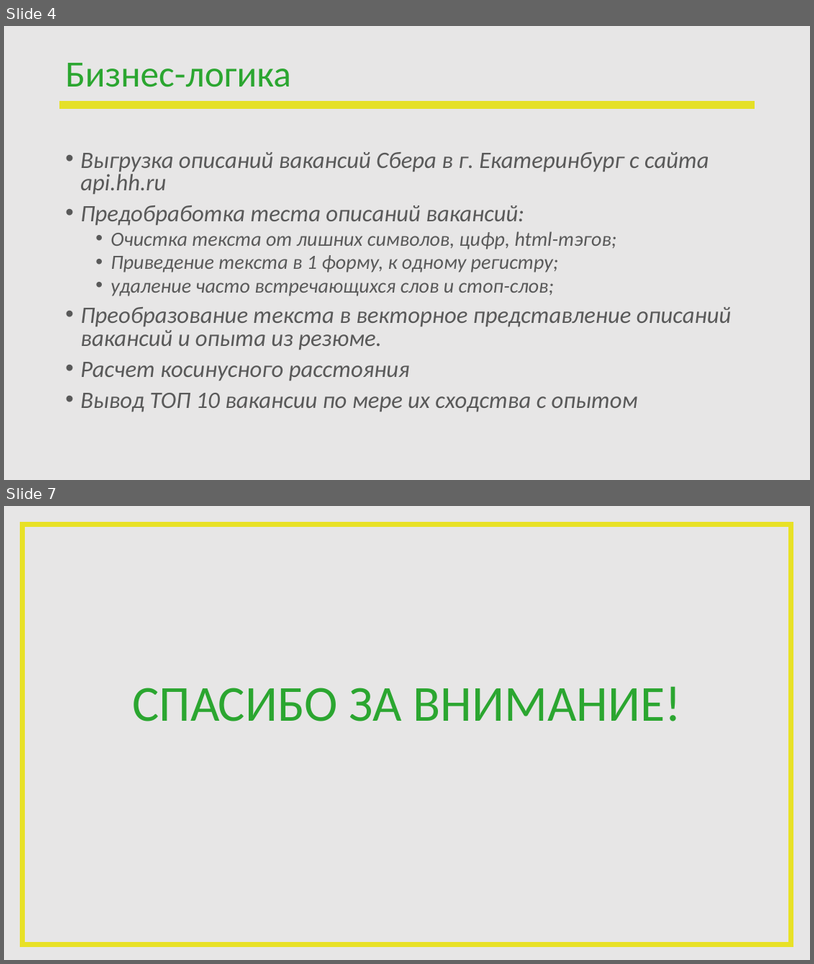
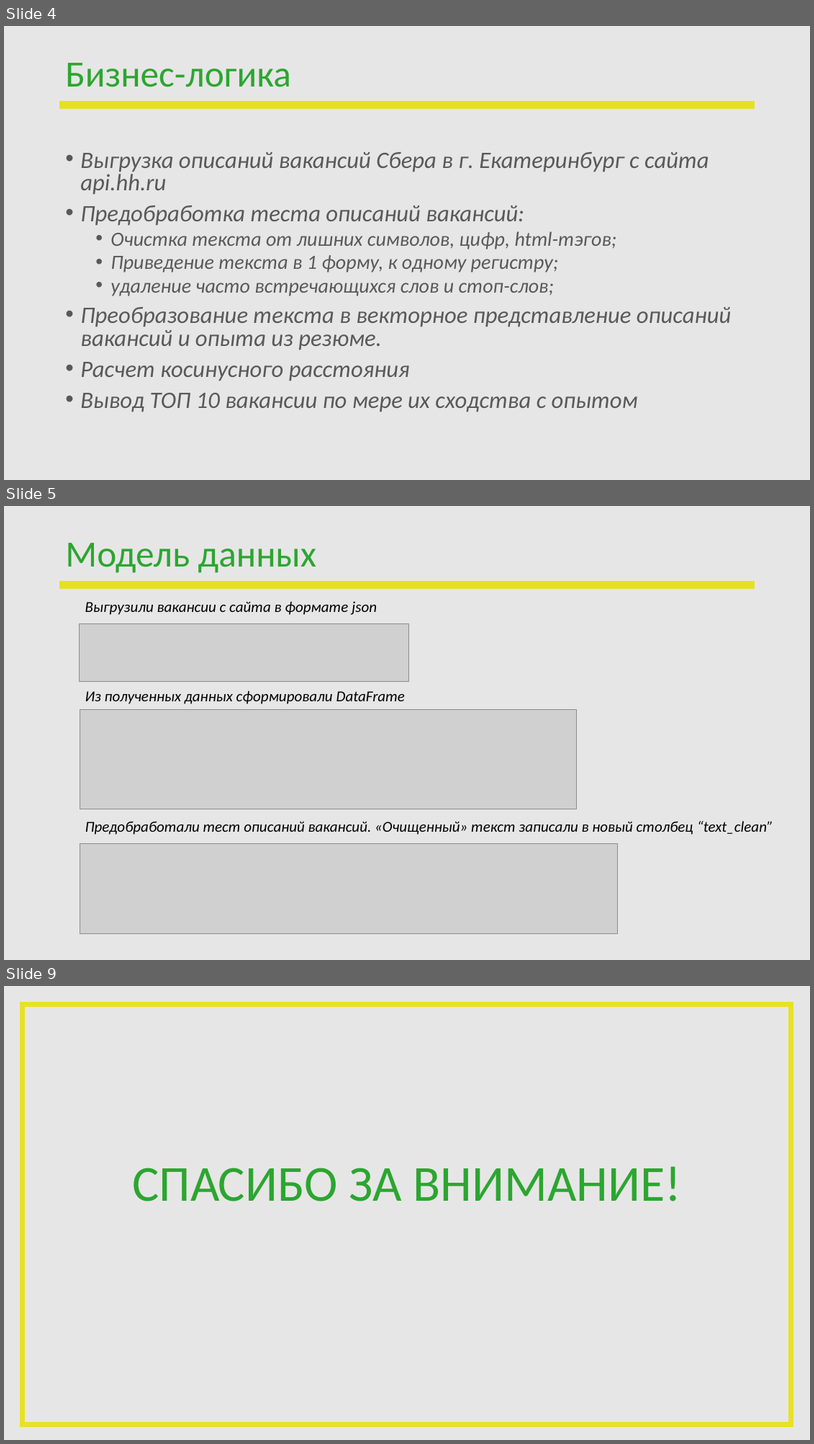
Before and after one commit to OlViMshv/DA_project, a slide deck: ПЕРЕЗАПУСК_Защита проекта.pptx. Shown one above the other, each under a label of ours: slides 4 and 7 before the commit, slides 4, 5 and 9 after it; the slides between them are not shown. The pictures are 814x964 and 814x1444 pixels, drawn with LibreOffice and Linux fonts; fonts in the diff are those of the drawing; grey boxes stand for pictures; background and template pictures are left out. Boxes give left, top, right and bottom in pixels: in the first picture for what was removed or moved away, otherwise in the second. Text is boxed around its words. In the diff, an @@ line names an element or a change of style, - is before the commit and + after.

```diff
--- a/ПЕРЕЗАПУСК_Защита проекта.pptx
+++ b/ПЕРЕЗАПУСК_Защита проекта.pptx
@@ slide 5 added at (4, 506, 810, 960), background #E7E6E6; not listed: 1 template element that a slide beside it also shows @@
@@ title added at (65, 543, 316, 573), 44 pt, text #2BA630 @@
+Модель данных
@@ text added at (85, 601, 377, 615), 18 pt, text #000000, italic @@
+Выгрузили вакансии с сайта в формате json
@@ picture added at (79, 624, 409, 682) @@
@@ text added at (85, 691, 405, 704), 18 pt, text #000000, italic @@
+Из полученных данных сформировали DataFrame
@@ picture added at (80, 709, 577, 808) @@
@@ text added at (85, 821, 774, 834), 18 pt, text #000000, italic @@
+Предобработали тест описаний вакансий. «Очищенный» текст записали в новый столбец “text_clean”
@@ picture added at (80, 843, 618, 933) @@
@@ what was slide 7 is now slide 9 @@
```
Also in this commit, not shown: 2 slides changed, 1 other slide added.
